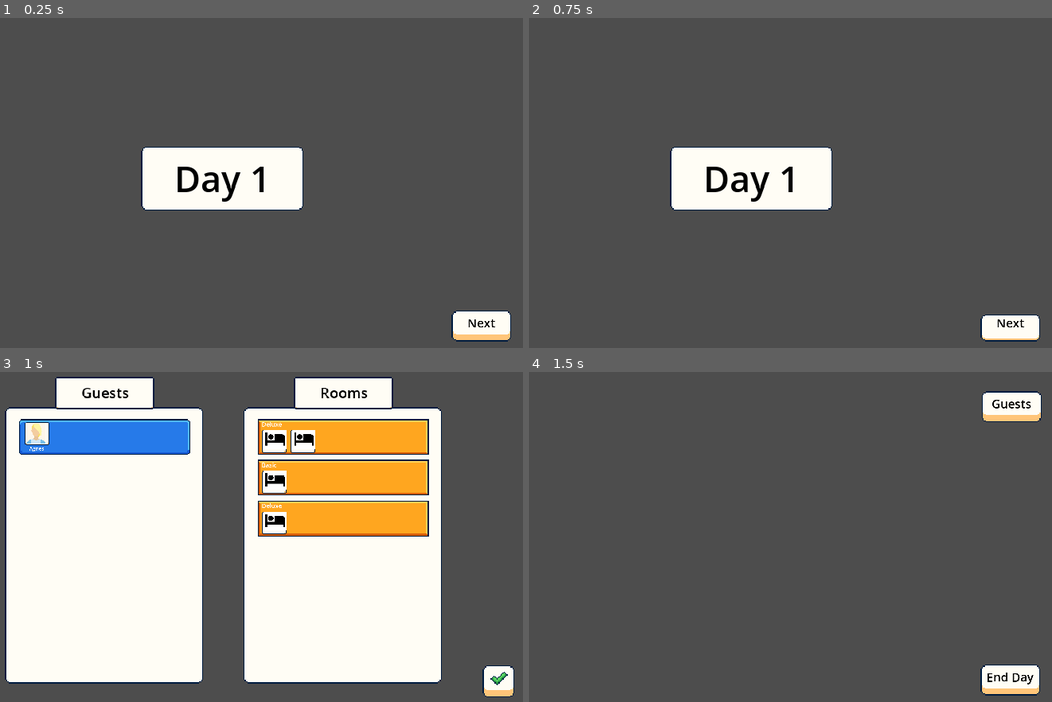
Above: before the commit, frames 1-4 (two rows, left to right).
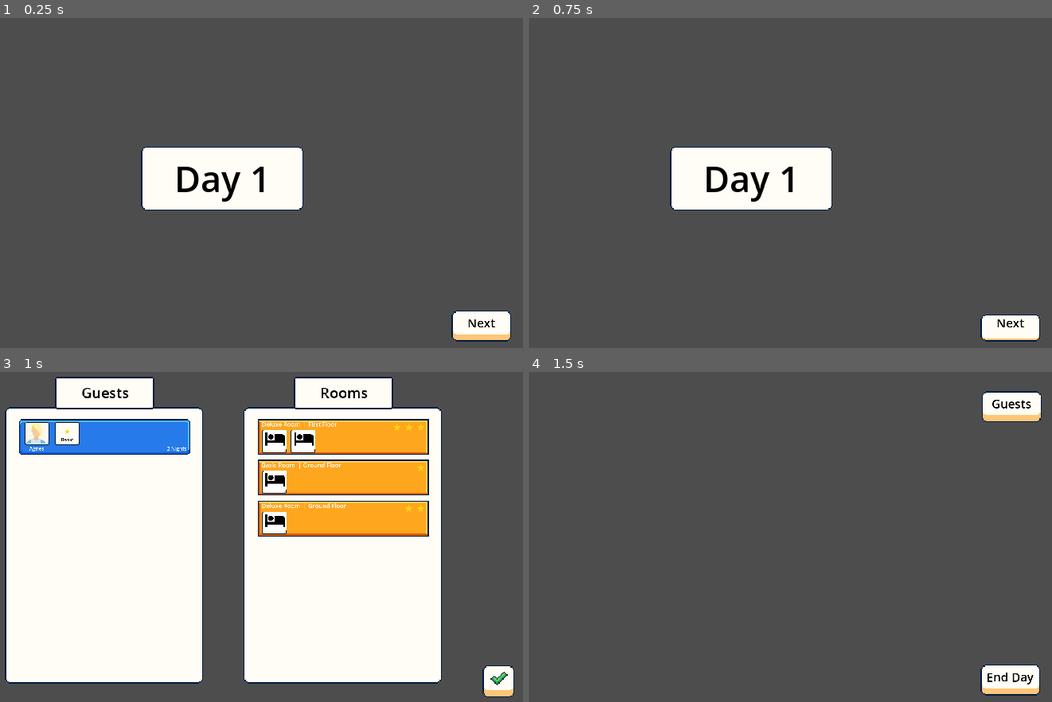
Above: after the commit, the same moments.

Repository: cmclaudet/Hot-Spring-Game
Game: Godot game, scene res://Scenes/main.tscn
Same seed, same stepped clock (60 frames per second), same inputs: the game is played once before the commit and once after it.
Inputs (mouse positions are in pixels of both pictures, inside the frame that each line leads up to):
- Up to frame 1 (0.25 s): no input
- Up to frame 2 (0.75 s): tap Enter at 0.5 s; move the mouse to (1010, 324) at 0.52 s; click (1010, 324) at 0.67 s
- Up to frame 3 (1 s): no input
- Up to frame 4 (1.5 s): click (1025, 682) at 1.25 s

Frames 1-2 are identical in both runs. In frame 3, 0.6% of the frame differs, in the area x 10-82%, y 15-43%; in frame 4, nothing differs.

Commit message:
Add stars to UI

Diff:
--- a/Resources/Guests/guest_agnes.tres
+++ b/Resources/Guests/guest_agnes.tres
@@ -1,6 +1,7 @@
-[gd_resource type="Resource" script_class="Guest" load_steps=3 format=3 uid="uid://dcd2ghokpc55g"]
+[gd_resource type="Resource" script_class="Guest" load_steps=4 format=3 uid="uid://dcd2ghokpc55g"]
 
 [ext_resource type="Texture2D" uid="uid://br33ow51eaep7" path="res://Art/Ui/profilepic4.png" id="1_icv08"]
+[ext_resource type="Resource" uid="uid://mf8m1v1fmebc" path="res://Resources/Rooms/room_single_basic.tres" id="1_ljfww"]
 [ext_resource type="Script" path="res://Scripts/Resources/guest.gd" id="2_4fse8"]
 
 [resource]
@@ -8,3 +9,4 @@
 name = "Agnes"
 profile_pic = ExtResource("1_icv08")
 stay_duration = 2
+desired_room = ExtResource("1_ljfww")
--- a/Resources/Guests/guest_dani.tres
+++ b/Resources/Guests/guest_dani.tres
@@ -1,5 +1,6 @@
-[gd_resource type="Resource" script_class="Guest" load_steps=3 format=3 uid="uid://dagphopk3aa38"]
+[gd_resource type="Resource" script_class="Guest" load_steps=4 format=3 uid="uid://dagphopk3aa38"]
 
+[ext_resource type="Resource" uid="uid://vyk7knu378vy" path="res://Resources/Rooms/room_double_deluxe.tres" id="1_qk4f4"]
 [ext_resource type="Texture2D" uid="uid://blqjblfgkq258" path="res://Art/Ui/profilepic2.png" id="1_xo852"]
 [ext_resource type="Script" path="res://Scripts/Resources/guest.gd" id="2_g5hqt"]
 
@@ -8,3 +9,4 @@
 name = "Dani"
 profile_pic = ExtResource("1_xo852")
 stay_duration = 5
+desired_room = ExtResource("1_qk4f4")
--- a/Resources/Guests/guest_saori.tres
+++ b/Resources/Guests/guest_saori.tres
@@ -1,6 +1,7 @@
-[gd_resource type="Resource" script_class="Guest" load_steps=3 format=3 uid="uid://dovoge8x8twkg"]
+[gd_resource type="Resource" script_class="Guest" load_steps=4 format=3 uid="uid://dovoge8x8twkg"]
 
 [ext_resource type="Texture2D" uid="uid://cltxt41a0g1sp" path="res://Art/Ui/profilepic1.png" id="1_clofk"]
+[ext_resource type="Resource" uid="uid://mf8m1v1fmebc" path="res://Resources/Rooms/room_single_basic.tres" id="1_q80u6"]
 [ext_resource type="Script" path="res://Scripts/Resources/guest.gd" id="2_aqo15"]
 
 [resource]
@@ -8,3 +9,4 @@
 name = "Saori"
 profile_pic = ExtResource("1_clofk")
 stay_duration = 2
+desired_room = ExtResource("1_q80u6")
--- a/Resources/Guests/guest_yukiko.tres
+++ b/Resources/Guests/guest_yukiko.tres
@@ -1,5 +1,6 @@
-[gd_resource type="Resource" script_class="Guest" load_steps=3 format=3 uid="uid://bt6tp45rwoatv"]
+[gd_resource type="Resource" script_class="Guest" load_steps=4 format=3 uid="uid://bt6tp45rwoatv"]
 
+[ext_resource type="Resource" uid="uid://pcwjypr160va" path="res://Resources/Rooms/room_queen_deluxe.tres" id="1_motu1"]
 [ext_resource type="Texture2D" uid="uid://chgfr176hsduh" path="res://Art/Ui/profilepic3.png" id="1_v2r56"]
 [ext_resource type="Script" path="res://Scripts/Resources/guest.gd" id="2_pao6q"]
 
@@ -8,3 +9,4 @@
 name = "Yukiko"
 profile_pic = ExtResource("1_v2r56")
 stay_duration = 3
+desired_room = ExtResource("1_motu1")
--- a/Resources/Rooms/room_single_basic.tres
+++ b/Resources/Rooms/room_single_basic.tres
@@ -5,7 +5,7 @@
 
 [resource]
 script = ExtResource("2_wyri2")
-stars = 0
+stars = 1
 floor = 0
 type = 0
 beds = Array[Resource("res://Scripts/Resources/bed.gd")]([ExtResource("1_ji6lf")])
--- a/Scenes/Matching/guest_panel.tscn
+++ b/Scenes/Matching/guest_panel.tscn
@@ -1,19 +1,26 @@
-[gd_scene load_steps=8 format=3 uid="uid://dfg01kfodccbt"]
+[gd_scene load_steps=11 format=3 uid="uid://dfg01kfodccbt"]
 
 [ext_resource type="PackedScene" uid="uid://wmnc0t03vevb" path="res://Scenes/Matching/book_panel.tscn" id="1_q5oes"]
 [ext_resource type="Script" path="res://Scripts/Matching/guest_panel.gd" id="3_y3mo0"]
 [ext_resource type="Texture2D" uid="uid://dnnuciht64tvb" path="res://Art/Complete_GUI_Essential_Pack_Free_Version/01_Basic_Collection/01_Flat_Theme/Sprites/UI_Flat_Frame_01_Hover.png" id="4_cxuc3"]
 [ext_resource type="Texture2D" uid="uid://cd1ap786ok1qq" path="res://Art/Complete_GUI_Essential_Pack_Free_Version/01_Basic_Collection/01_Flat_Theme/Sprites/UI_Flat_Frame_01_Press_Down.png" id="4_xam5t"]
 [ext_resource type="Texture2D" uid="uid://d1u2vyyewpjh7" path="res://Art/Complete_GUI_Essential_Pack_Free_Version/01_Basic_Collection/01_Flat_Theme/Sprites/UI_Flat_Slot_01_Selected.png" id="6_pymbn"]
+[ext_resource type="LabelSettings" uid="uid://cdtgj8dm8l6kv" path="res://Themes/ui_label_setting_book_panel.tres" id="7_73aak"]
 [ext_resource type="Texture2D" uid="uid://dpa13byucx5x1" path="res://Art/Complete_GUI_Essential_Pack_Free_Version/01_Basic_Collection/01_Flat_Theme/Sprites/UI_Flat_Button_Small_Lock_01a3.png" id="7_75dmr"]
+[ext_resource type="Script" path="res://Scripts/Matching/ui_stars.gd" id="8_2qlsg"]
+[ext_resource type="Texture2D" uid="uid://c3e5plnaiy6oh" path="res://Art/EncoderXSolutions/star.png" id="8_fmp8b"]
 
-[sub_resource type="Theme" id="Theme_nahn8"]
-default_font_size = 20
+[sub_resource type="LabelSettings" id="LabelSettings_636yt"]
+font_size = 20
+font_color = Color(0, 0, 0, 1)
 
-[node name="GuestPanel" node_paths=PackedStringArray("guest_name", "picture", "button") instance=ExtResource("1_q5oes")]
+[node name="GuestPanel" node_paths=PackedStringArray("guest_name", "picture", "desired_room_name", "desired_room_stars", "stay_duration", "button") instance=ExtResource("1_q5oes")]
 script = ExtResource("3_y3mo0")
 guest_name = NodePath("NinePatchRectToggle/ProfilePic/Label")
 picture = NodePath("NinePatchRectToggle/ProfilePic/Pic")
+desired_room_name = NodePath("NinePatchRectToggle/DesiredRoom/Label")
+desired_room_stars = NodePath("NinePatchRectToggle/DesiredRoom/StarContainer")
+stay_duration = NodePath("NinePatchRectToggle/StayDurationLabel")
 button = NodePath("NinePatchRectToggle")
 
 [node name="NinePatchRectToggle" parent="." index="0"]
@@ -67,6 +74,77 @@
 grow_horizontal = 2
 grow_vertical = 0
 scale = Vector2(0.25, 0.25)
-theme = SubResource("Theme_nahn8")
 text = "Name"
+label_settings = ExtResource("7_73aak")
 horizontal_alignment = 1
+
+[node name="DesiredRoom" type="NinePatchRect" parent="NinePatchRectToggle" index="1"]
+layout_mode = 0
+offset_left = 36.0
+offset_top = 3.0
+offset_right = 61.0
+offset_bottom = 26.0
+texture = ExtResource("7_75dmr")
+region_rect = Rect2(0, 6, 32, 26)
+patch_margin_left = 4
+patch_margin_top = 4
+patch_margin_right = 4
+patch_margin_bottom = 4
+
+[node name="Label" type="Label" parent="NinePatchRectToggle/DesiredRoom" index="0"]
+layout_mode = 1
+anchors_preset = -1
+anchor_left = 0.5
+anchor_top = 0.609
+anchor_right = 0.5
+anchor_bottom = 0.609
+offset_left = -11.5
+offset_top = -0.00700063
+offset_right = 80.5
+offset_bottom = 27.993
+scale = Vector2(0.25, 0.25)
+text = "Basic"
+label_settings = SubResource("LabelSettings_636yt")
+horizontal_alignment = 1
+vertical_alignment = 1
+
+[node name="StarContainer" type="HBoxContainer" parent="NinePatchRectToggle/DesiredRoom" index="1" node_paths=PackedStringArray("star_template")]
+layout_mode = 1
+anchors_preset = -1
+anchor_left = 0.5
+anchor_top = 0.652
+anchor_right = 0.5
+anchor_bottom = 0.652
+offset_left = -11.5
+offset_top = -7.996
+offset_right = 11.5
+offset_bottom = -2.996
+grow_horizontal = 2
+theme_override_constants/separation = 1
+alignment = 1
+script = ExtResource("8_2qlsg")
+star_template = NodePath("TextureRect")
+
+[node name="TextureRect" type="TextureRect" parent="NinePatchRectToggle/DesiredRoom/StarContainer" index="0"]
+layout_mode = 2
+texture = ExtResource("8_fmp8b")
+expand_mode = 2
+stretch_mode = 4
+
+[node name="StayDurationLabel" type="Label" parent="NinePatchRectToggle" index="2"]
+layout_mode = 1
+anchors_preset = 3
+anchor_left = 1.0
+anchor_top = 1.0
+anchor_right = 1.0
+anchor_bottom = 1.0
+offset_left = -52.0
+offset_top = -10.0
+offset_right = 143.0
+offset_bottom = 18.0
+grow_horizontal = 0
+grow_vertical = 0
+scale = Vector2(0.25, 0.25)
+text = "2 Days"
+label_settings = ExtResource("7_73aak")
+horizontal_alignment = 2
--- a/Scenes/Matching/room_panel.tscn
+++ b/Scenes/Matching/room_panel.tscn
@@ -7,14 +7,17 @@
 [ext_resource type="Texture2D" uid="uid://bmkk3ji5uunap" path="res://Art/Complete_GUI_Essential_Pack_Free_Version/01_Basic_Collection/01_Flat_Theme/Sprites/UI_Flat_Slot_02_Press_Down.png" id="5_jh3im"]
 [ext_resource type="Texture2D" uid="uid://cqhn52ltlo2ug" path="res://Art/Complete_GUI_Essential_Pack_Free_Version/01_Basic_Collection/01_Flat_Theme/Sprites/UI_Flat_Slot_02_Selected.png" id="6_3gs11"]
 [ext_resource type="PackedScene" uid="uid://be460ouuofqw7" path="res://Scenes/Matching/room_panel_bed.tscn" id="7_3wwyg"]
+[ext_resource type="Texture2D" uid="uid://c3e5plnaiy6oh" path="res://Art/EncoderXSolutions/star.png" id="7_rcpip"]
+[ext_resource type="Script" path="res://Scripts/Matching/ui_stars.gd" id="7_yo2vo"]
 
 [sub_resource type="Theme" id="Theme_qhsa0"]
 default_font_size = 20
 
-[node name="RoomPanel" node_paths=PackedStringArray("room_name", "bed_container", "button") instance=ExtResource("1_qmgfb")]
+[node name="RoomPanel" node_paths=PackedStringArray("room_name", "bed_container", "star_container", "button") instance=ExtResource("1_qmgfb")]
 script = ExtResource("3_64kxa")
 room_name = NodePath("NinePatchRectToggle/Label")
 bed_container = NodePath("NinePatchRectToggle/ScrollContainer/HBoxContainer")
+star_container = NodePath("NinePatchRectToggle/StarContainer")
 button = NodePath("NinePatchRectToggle")
 
 [node name="NinePatchRectToggle" parent="." index="0"]
@@ -23,7 +26,27 @@
 onPressedTex = ExtResource("5_jh3im")
 onSelectedTex = ExtResource("6_3gs11")
 
-[node name="Label" type="Label" parent="NinePatchRectToggle" index="0"]
+[node name="StarContainer" type="HBoxContainer" parent="NinePatchRectToggle" index="0" node_paths=PackedStringArray("star_template")]
+layout_mode = 1
+anchors_preset = 1
+anchor_left = 1.0
+anchor_right = 1.0
+offset_left = -61.0
+offset_top = 4.0
+offset_right = -4.0
+offset_bottom = 12.0
+grow_horizontal = 0
+alignment = 2
+script = ExtResource("7_yo2vo")
+star_template = NodePath("TextureRect")
+
+[node name="TextureRect" type="TextureRect" parent="NinePatchRectToggle/StarContainer" index="0"]
+layout_mode = 2
+texture = ExtResource("7_rcpip")
+expand_mode = 2
+stretch_mode = 4
+
+[node name="Label" type="Label" parent="NinePatchRectToggle" index="1"]
 layout_mode = 1
 anchors_preset = 4
 anchor_top = 0.5
@@ -37,7 +60,7 @@
 theme = SubResource("Theme_qhsa0")
 text = "Name | Type"
 
-[node name="ScrollContainer" type="ScrollContainer" parent="NinePatchRectToggle" index="1"]
+[node name="ScrollContainer" type="ScrollContainer" parent="NinePatchRectToggle" index="2"]
 layout_mode = 1
 anchors_preset = 4
 anchor_top = 0.5
--- a/Scenes/guest_in_room_panel.tscn
+++ b/Scenes/guest_in_room_panel.tscn
@@ -136,9 +136,9 @@
 anchor_top = 0.957
 anchor_right = 1.0
 anchor_bottom = 0.957
-offset_left = -44.0
+offset_left = -65.0
 offset_top = 0.989
-offset_right = 132.0
+offset_right = 195.0
 offset_bottom = 30.989
 grow_vertical = 2
 scale = Vector2(0.25, 0.25)
--- a/Scripts/Matching/guest_panel.gd
+++ b/Scripts/Matching/guest_panel.gd
@@ -2,12 +2,20 @@
 
 @export var guest_name : Label
 @export var picture : TextureRect
+@export var desired_room_name : Label
+@export var desired_room_stars : StarContainer
+@export var stay_duration : Label
+
 var guest : Guest
 
 func init(guest : Guest):
 	self.guest = guest
 	guest_name.text = guest.name
 	picture.texture = guest.profile_pic
+	desired_room_name.text = guest.desired_room.get_room_type_text()
+	var nights_text = " Night" if guest.stay_duration == 1 else " Nights"
+	stay_duration.text = str(guest.stay_duration) + nights_text
+	desired_room_stars.init(guest.desired_room.stars)
 
 func _get_line_offset():
 	return Vector2(size.x, size.y / 2)
--- a/Scripts/Matching/room_panel.gd
+++ b/Scripts/Matching/room_panel.gd
@@ -2,6 +2,8 @@
 
 @export var room_name : Label
 @export var bed_container : HBoxContainer
+@export var star_container : StarContainer
+
 var room : Room
 
 var room_panel_bed_scene = preload("res://Scenes/Matching/room_panel_bed.tscn")
@@ -17,5 +19,7 @@
 		bed_container.add_child(bed_instance)
 		bed_instance.init(bed)
 
+	star_container.init(room.stars)
+
 func _get_line_offset():
 	return Vector2(0, size.y / 2)
--- /dev/null
+++ b/Scripts/Matching/ui_stars.gd
@@ -0,0 +1,12 @@
+class_name StarContainer extends HBoxContainer
+
+@export var star_template : TextureRect
+
+func init(star_count : int):
+	if star_count < 1:
+		star_template.hide()
+		return
+
+	for i in range(1, star_count):
+		var star = star_template.duplicate()
+		add_child(star)
--- a/Scripts/Resources/room.gd
+++ b/Scripts/Resources/room.gd
@@ -9,5 +9,8 @@
 @export var type : RoomType
 @export var beds : Array[Bed]
 
-func get_room_name():
+func get_room_name() -> String:
+	return RoomType.keys()[type] + " Room " + " | " + Floor.keys()[floor] + " Floor"
+
+func get_room_type_text() -> String:
 	return RoomType.keys()[type]
--- /dev/null
+++ b/Themes/ui_label_setting_book_panel.tres
@@ -0,0 +1,4 @@
+[gd_resource type="LabelSettings" format=3 uid="uid://cdtgj8dm8l6kv"]
+
+[resource]
+font_size = 20
Binary file added: Art/EncoderXSolutions/star.png
Not shown, added: Art/EncoderXSolutions/star.png.import
Not shown, added: Art/attributions.txt
Not shown: 1 places in Scenes/Matching/room_panel.tscn that only renumber resources
